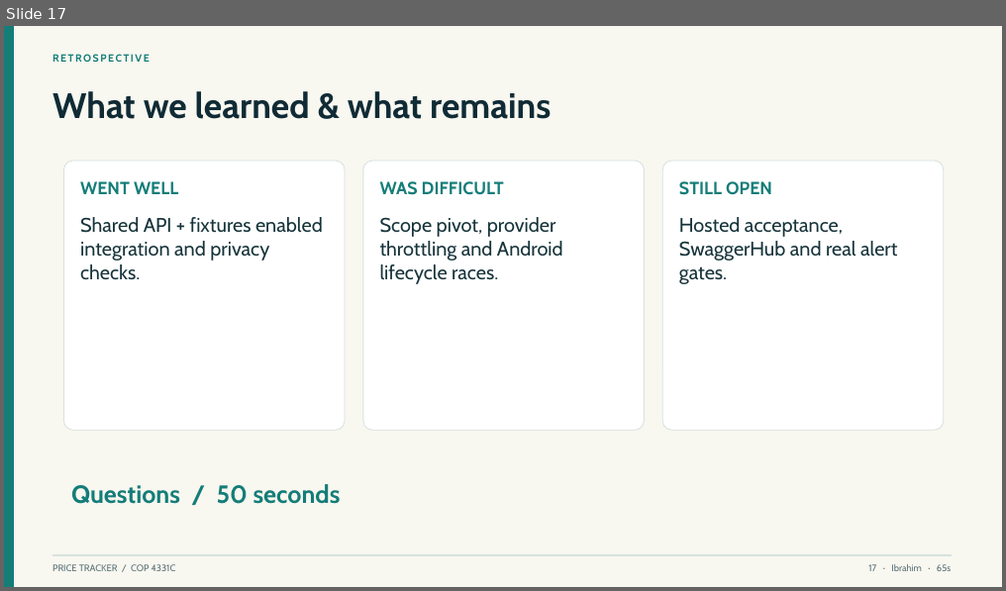
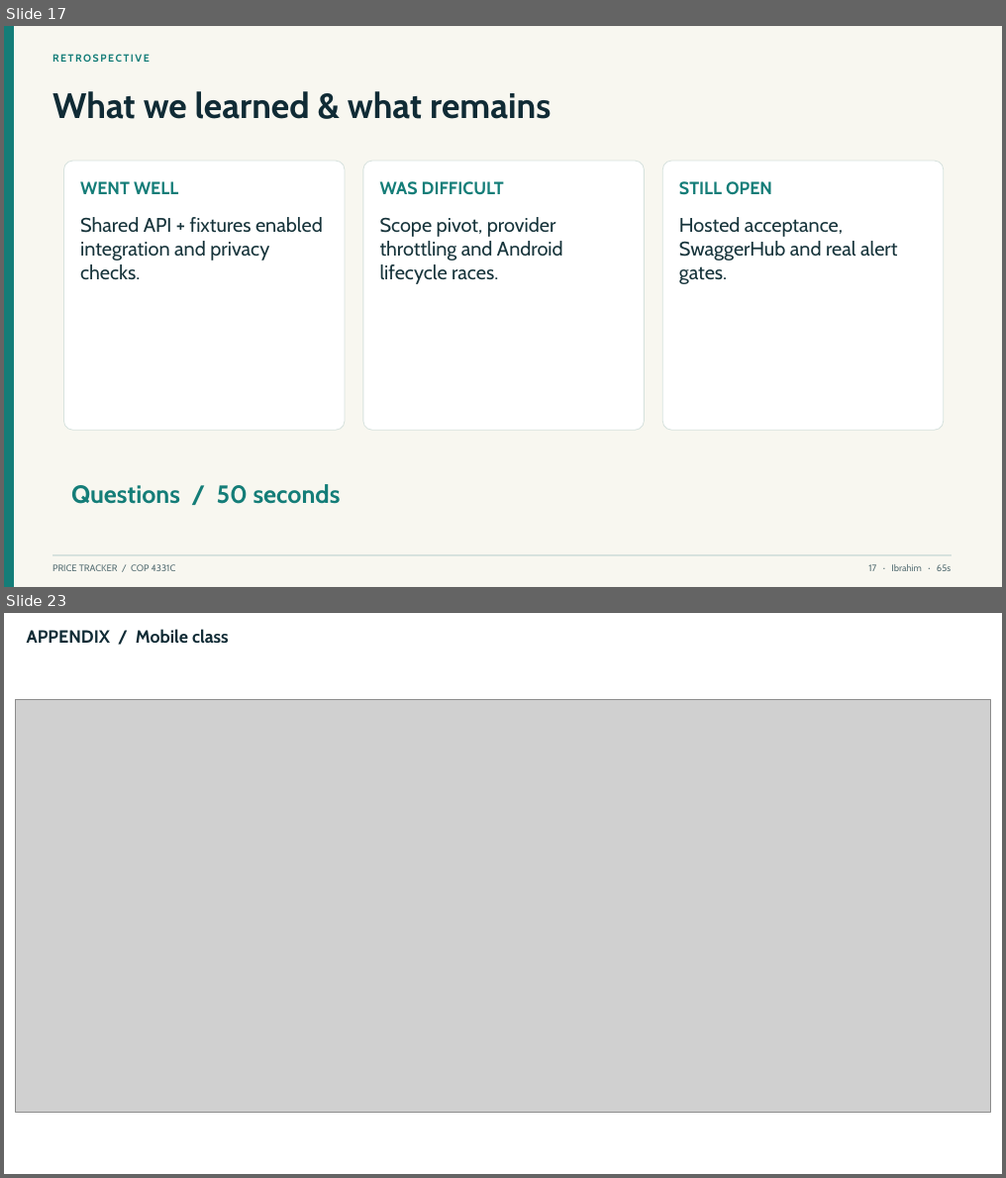
Before and after one commit to aluciencozy/price-tracker, a slide deck: docs/presentation/price-tracker.pptx. Shown one above the other, each under a label of ours: slide 17 before the commit, slides 17 and 23 after it; the slides between them are not shown. The pictures are 1006x591 and 1006x1178 pixels, drawn with LibreOffice and Linux fonts; fonts in the diff are those of the drawing; grey boxes stand for pictures. Boxes give left, top, right and bottom in pixels: in the first picture for what was removed or moved away, otherwise in the second. Text is boxed around its words. In the diff, an @@ line names an element or a change of style, - is before the commit and + after.

```diff
--- a/docs/presentation/price-tracker.pptx
+++ b/docs/presentation/price-tracker.pptx
@@ slide 23 added at bbox=[4, 613, 1002, 1174], background #FFFFFF @@
@@ text added at bbox=[27, 629, 229, 644], 17 pt, text #102B35, bold @@
+APPENDIX / Mobile class
@@ picture added at bbox=[15, 699, 991, 1112] @@
```
Also in this commit, not shown: 4 slides changed, 7 other slides added, 2 slides removed, 4 other files.
